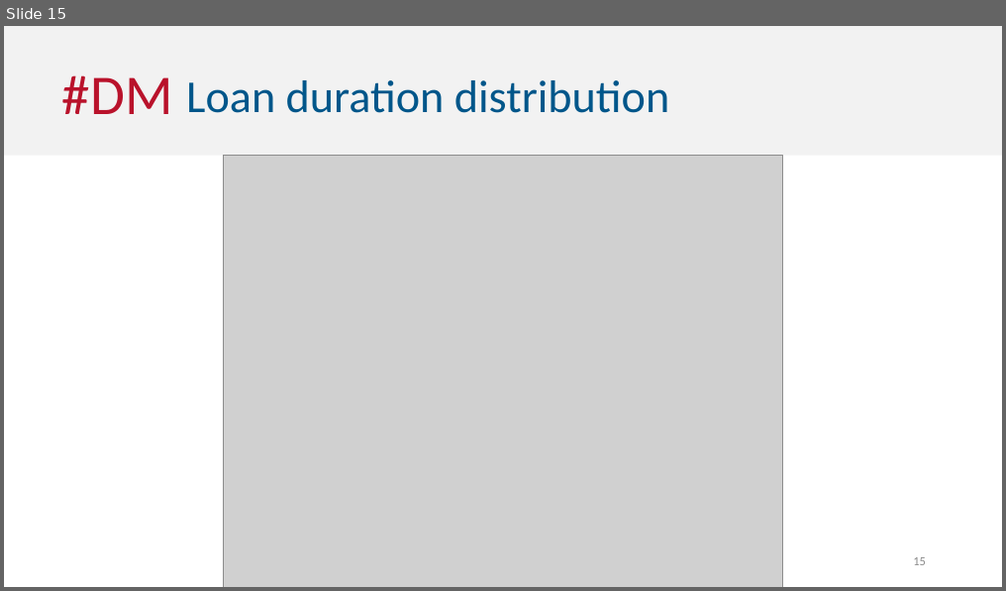
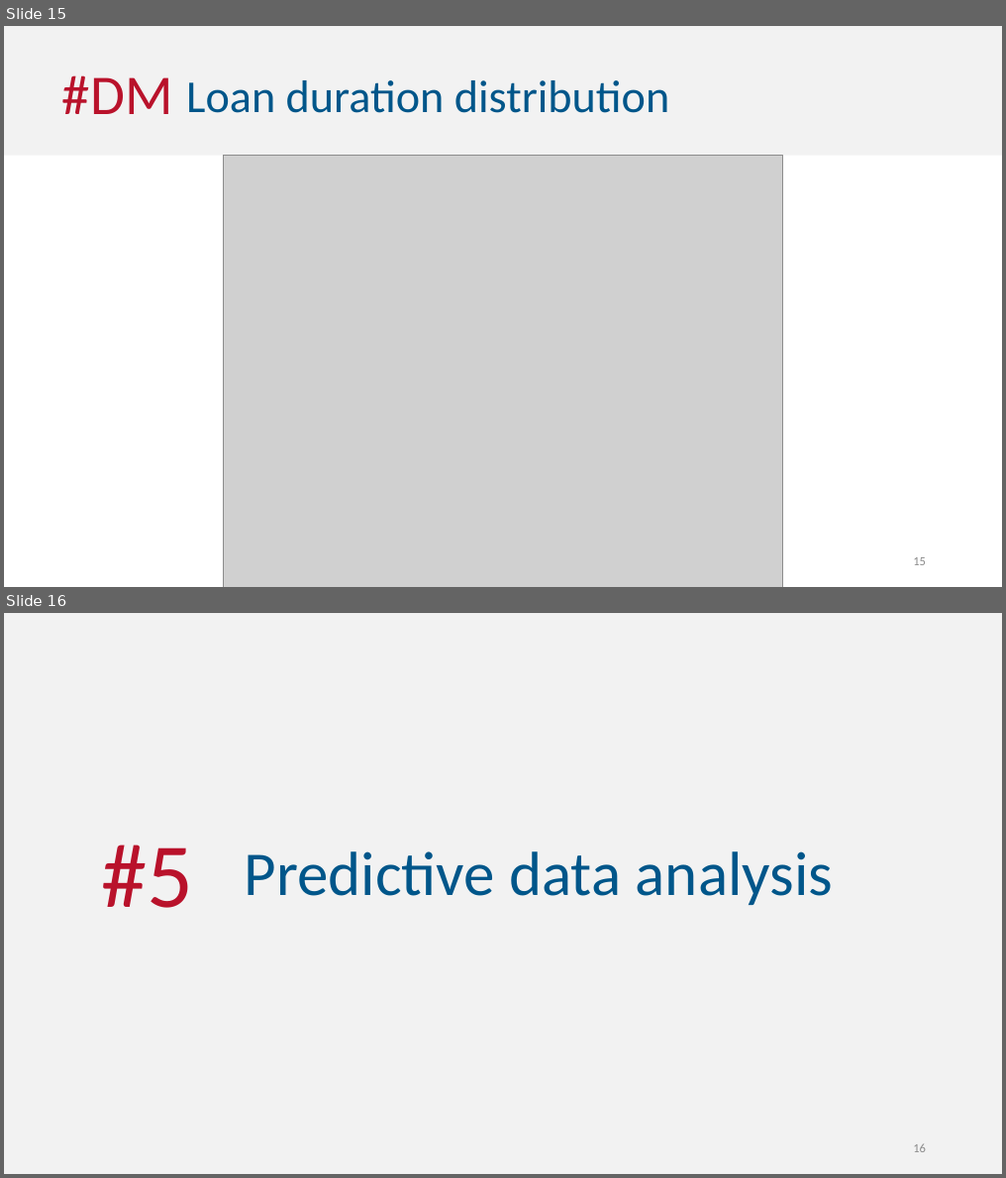
Before and after one commit to mfvfontes/2016_ECAC_G02, a slide deck: presentation/presentation.pptx. Shown one above the other, each under a label of ours: slide 15 before the commit, slides 15 and 16 after it. The pictures are 1006x591 and 1006x1178 pixels, drawn with LibreOffice and Linux fonts; fonts in the diff are those of the drawing; grey boxes stand for pictures. Boxes give left, top, right and bottom in pixels: in the first picture for what was removed or moved away, otherwise in the second. Text is boxed around its words. In the diff, an @@ line names an element or a change of style, - is before the commit and + after.

Commit message:
Added more slides (only the title)
- Added Predictive data analysis
- Added Limitations and Future Work slide
- Added Conclusions slide
- Added Annexes slide

```diff
--- a/presentation/presentation.pptx
+++ b/presentation/presentation.pptx
@@ slide 16 added at [4, 613, 1002, 1174], background #F2F2F2 @@
@@ text added at [101, 845, 193, 908], 88 pt, text #B9122B @@
+#5
@@ text added at [245, 852, 833, 905], 60 pt, text #00568A @@
+Predictive data analysis
@@ page number added at [913, 1144, 926, 1153], 12 pt, text #8C8C8C @@
+16
```
Also in this commit, not shown: 3 other slides added.
